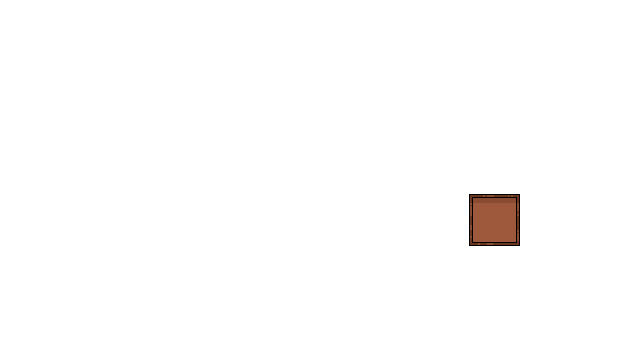
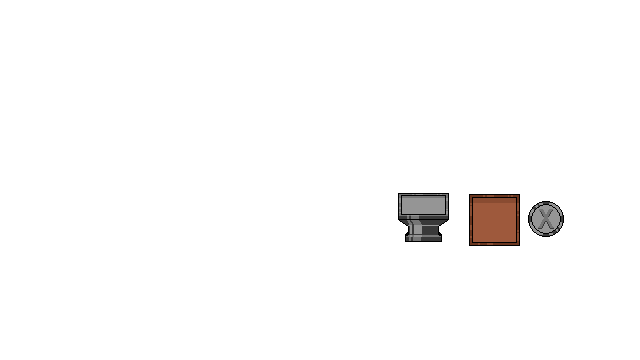
Comparing the layer stacks of the two w=640, h=360 images. Changes:
added group "RemoveButton" with 1 layers above "ItemSlot copy 5" over [528, 201, 564, 237]
added layer "removebutton" in group "RemoveButton" over [528, 201, 564, 237]
added layer "ItemSlot copy 5" above "ItemSlot" over [398, 193, 449, 242]
